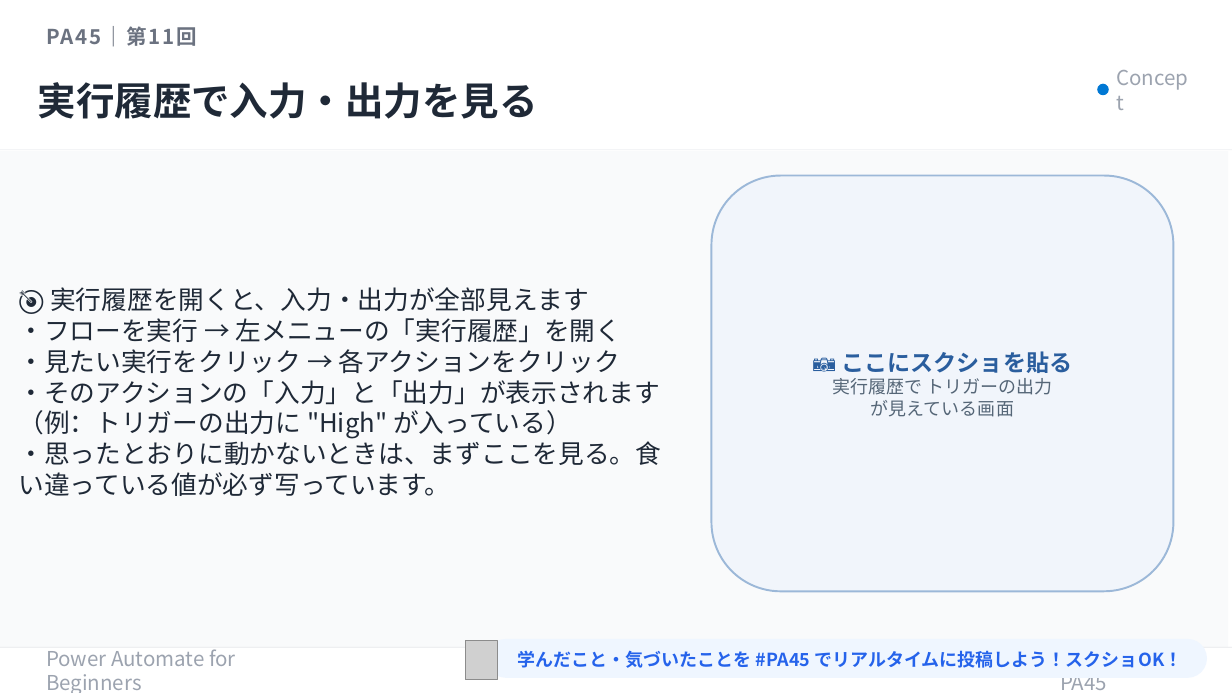
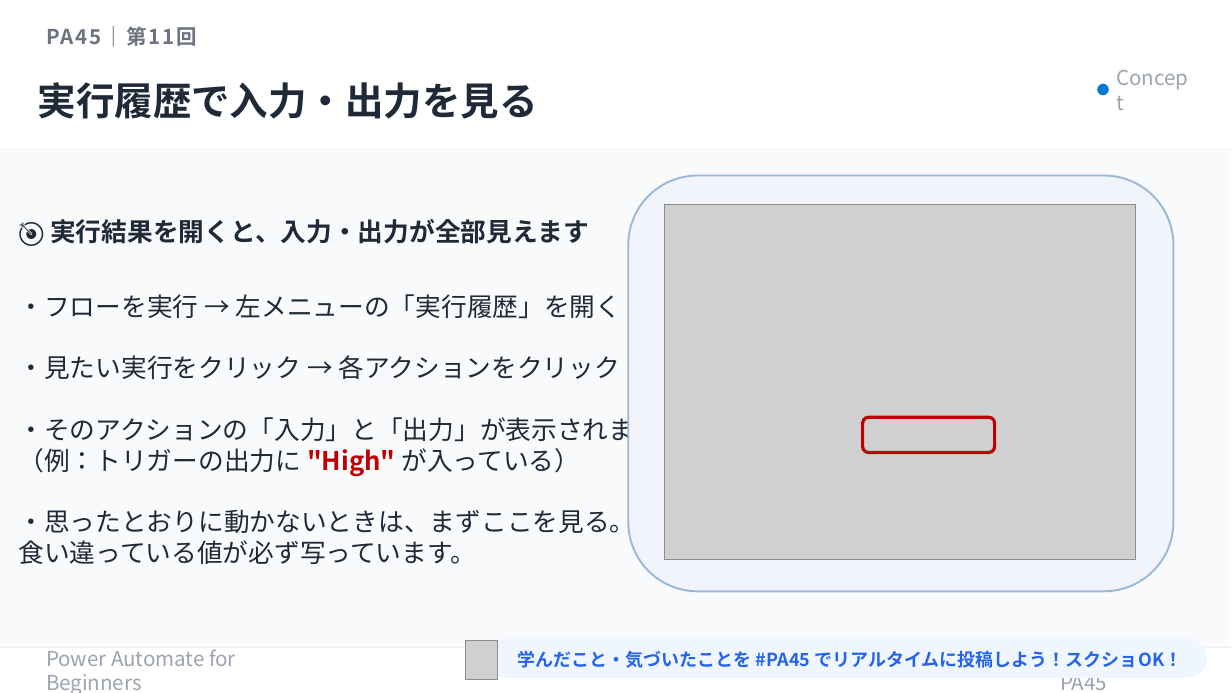
Before and after one commit to Haru-PowerPlatform/pa45, a slide deck: slide 11 of assets/pa45/P011_PA45_RunHistory_20260521.pptx. Drawn at 1232x693 pixels with LibreOffice and Linux fonts; fonts in the diff are those of the drawing; grey boxes stand for pictures. Boxes give left, top, right and bottom in pixels: in the first picture for what was removed or moved away, otherwise in the second. Text is boxed around its words. In the diff, an @@ line names an element or a change of style, - is before the commit and + after.

```diff
--- a/assets/pa45/P011_PA45_RunHistory_20260521.pptx
+++ b/assets/pa45/P011_PA45_RunHistory_20260521.pptx
@@ rounded rectangle "📷 ここにスクショを貼る": place and size @@
-rounded rectangle "📷 ここにスクショを貼る" at box(712, 176, 1174, 592)
+rounded rectangle "📷 ここにスクショを貼る" at box(628, 176, 1174, 592)
@@ picture added at box(665, 204, 1136, 560) @@
@@ text at box(50, 219, 590, 244): text changed; bold on @@
-🎯 実行履歴を開くと、入力・出力が全部見えます
+🎯 実行結果を開くと、入力・出力が全部見えます
@@ text at box(18, 413, 660, 564): spaces changed @@
-・そのアクションの「入力」と「出力」が表示されます（例：トリガーの出力に "High" が入っている）
-・思ったとおりに動かないときは、まずここを見る。食い違っている値が必ず写っています。
+・そのアクションの「入力」と「出力」が表示されます
+（例：トリガーの出力に "High" が入っている）
+・思ったとおりに動かないときは、まずここを見る。
+食い違っている値が必ず写っています。
@@ rounded rectangle added at box(863, 418, 995, 453), outline #C00000 2.5 pt @@
```
Also in this commit, not shown: 8 other slides changed, 2 slides removed, 2 other files.
